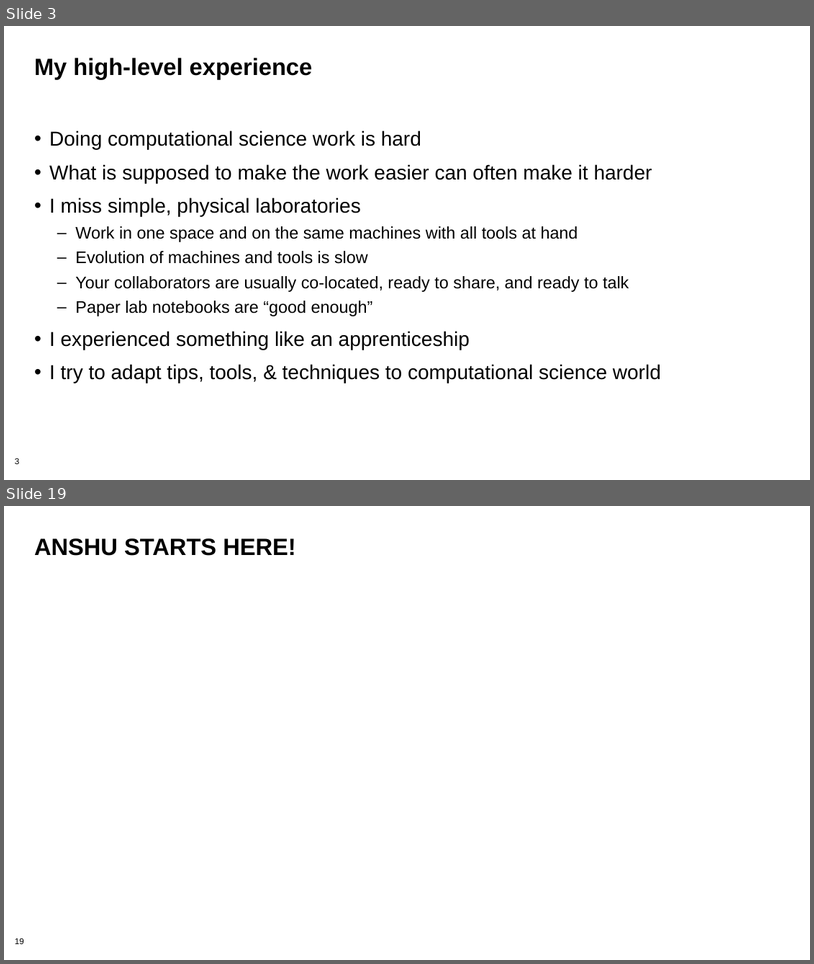
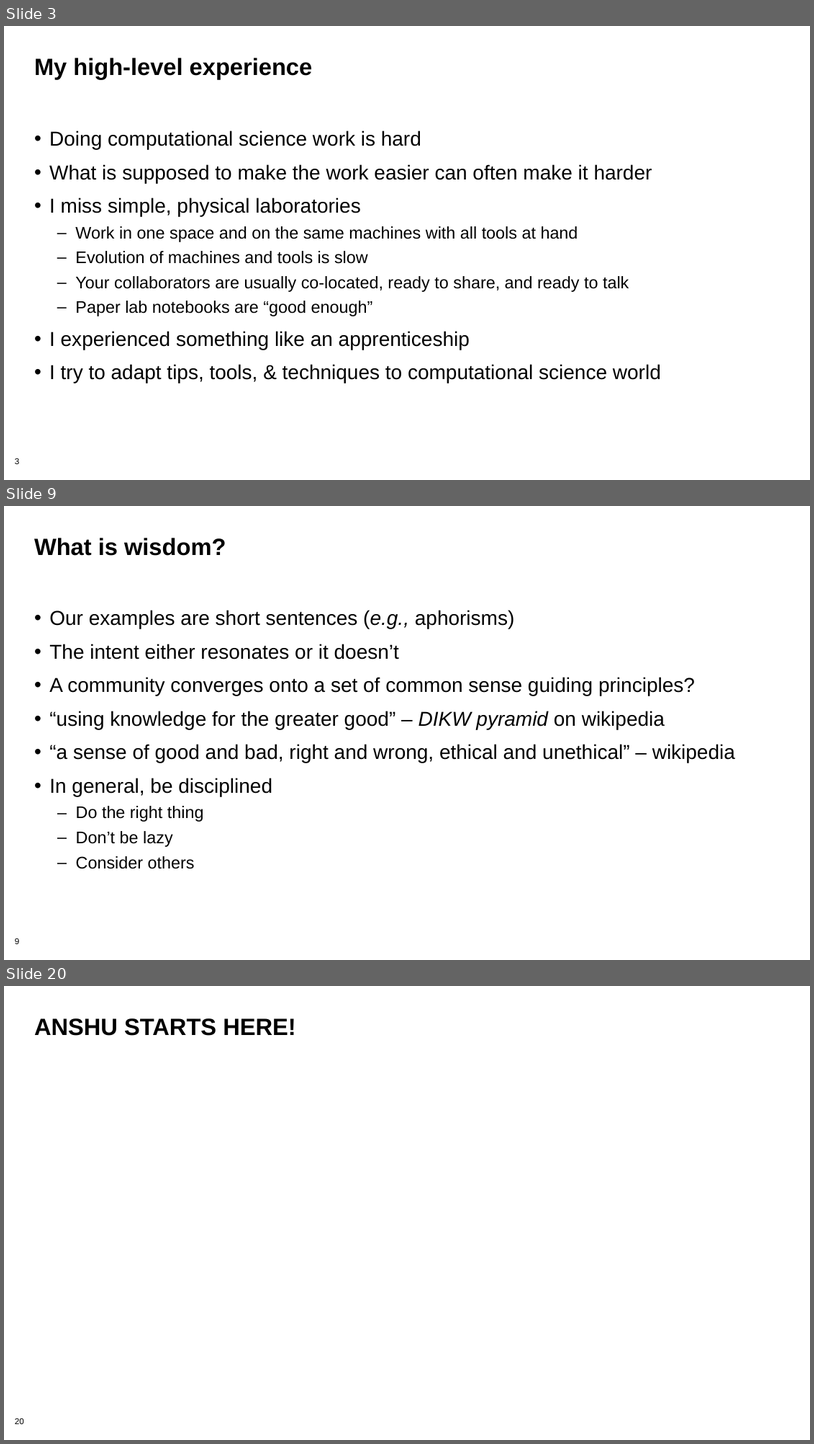
Before and after one commit to bssw-tutorial/presentations, a slide deck: computational-expts.pptx. Shown one above the other, each under a label of ours: slides 3 and 19 before the commit, slides 3, 9 and 20 after it; the slides between them are not shown. The pictures are 814x964 and 814x1444 pixels, drawn with LibreOffice and Linux fonts; fonts in the diff are those of the drawing; background and template pictures are left out. Boxes give left, top, right and bottom in pixels: in the first picture for what was removed or moved away, otherwise in the second. Text is boxed around its words. In the diff, an @@ line names an element or a change of style, - is before the commit and + after.

```diff
--- a/computational-expts.pptx
+++ b/computational-expts.pptx
@@ slide 9 added at <box>4,506,810,960</box>, background #FFFFFF; not listed: 1 template element that a slide beside it also shows @@
@@ title added at <box>34,538,226,556</box>, 28 pt, text #000000, bold @@
+What is wisdom?
@@ text added at <box>49,610,736,869</box>, 24 pt, text #000000 @@
+• Our examples are short sentences (e.g., aphorisms)
+• The intent either resonates or it doesn’t
+• A community converges onto a set of common sense guiding principles?
+• “using knowledge for the greater good” – DIKW pyramid on wikipedia
+• “a sense of good and bad, right and wrong, ethical and unethical” – wikipedia
+• In general, be disciplined
+  – Do the right thing
+  – Don’t be lazy
+  – Consider others
@@ what was slide 19 is now slide 20 @@
@@ page number at <box>15,1418,24,1424</box>: text changed @@
-19
+20
```
Also in this commit, not shown: 13 slides changed, 2 other slides added, 2 slides removed.
